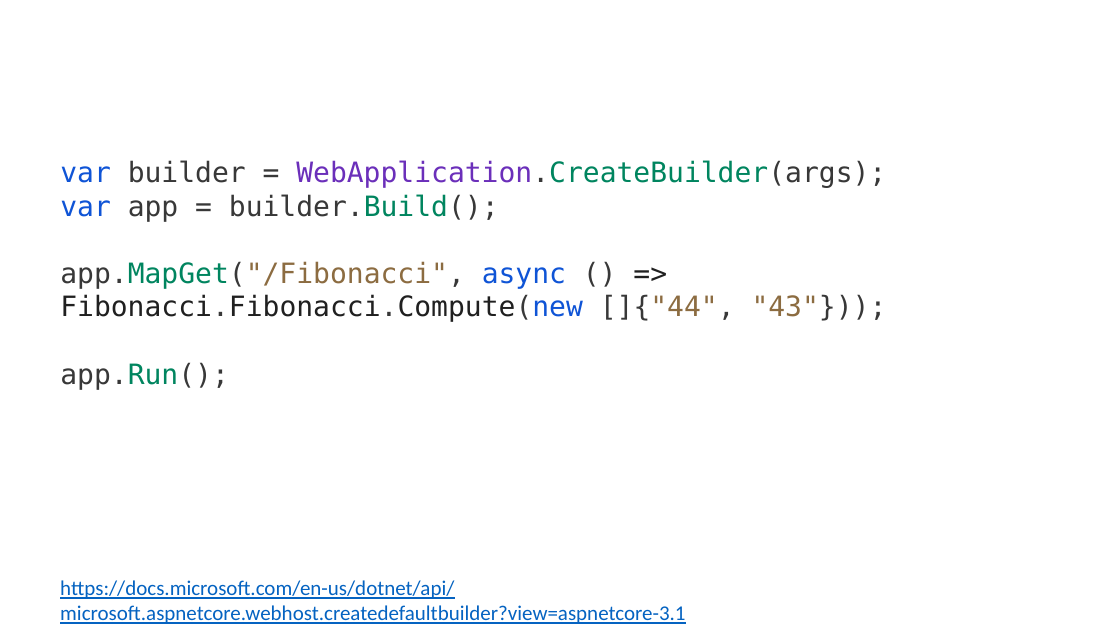
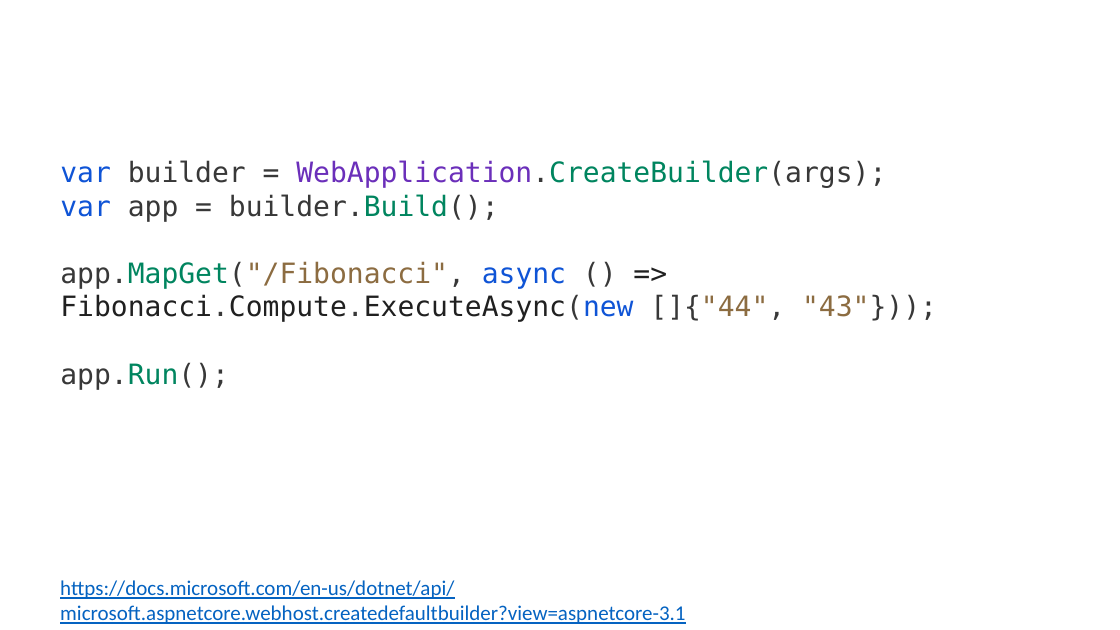
Before and after one commit to guillaume-chervet/course.dotnet, a slide deck: slide 103 of documentations/dotnet6.pptx. Drawn at 1120x630 pixels with LibreOffice and Linux fonts; fonts in the diff are those of the drawing. Boxes give left, top, right and bottom in pixels: in the first picture for what was removed or moved away, otherwise in the second. Text is boxed around its words. In the diff, an @@ line names an element or a change of style, - is before the commit and + after.

```diff
--- a/documentations/dotnet6.pptx
+++ b/documentations/dotnet6.pptx
@@ text at (60,160,937,390): text changed @@
-var builder = WebApplication.CreateBuilder(args);
-var app = builder.Build();
-app.MapGet("/Fibonacci", async () => Fibonacci.Fibonacci.Compute(new []{"44", "43"}));
-app.Run();
+var builder = WebApplication.CreateBuilder(args);
+var app = builder.Build();
+app.MapGet("/Fibonacci", async () => Fibonacci.Compute.ExecuteAsync(new []{"44", "43"}));
+app.Run();
```
Also in this commit, not shown: 2 other slides changed.
